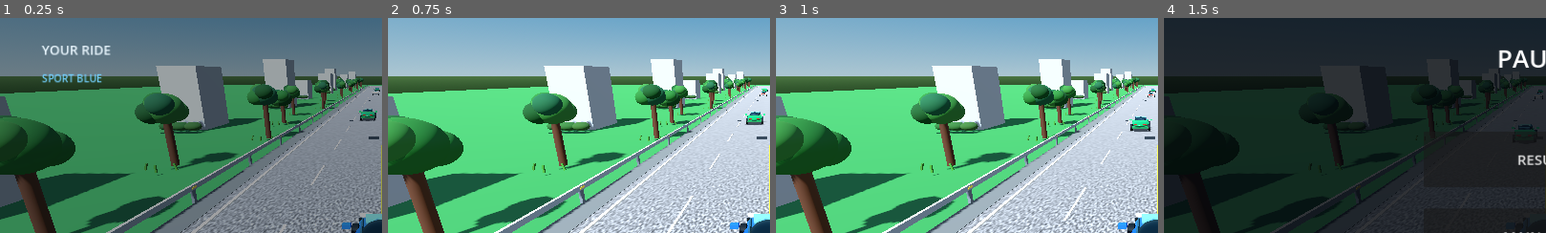
Above: before the commit, frames 1-4 (left to right).
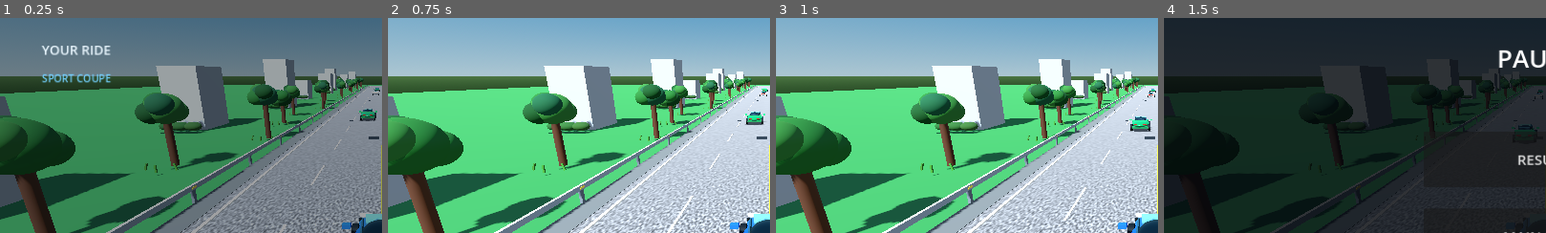
Above: after the commit, the same moments.

Repository: edtatevosiani99-create/Old-Racing
Game: Godot game, scene res://Main.tscn
Two runs of this game, one before a commit and one after it. Both use one fixed random seed, a clock stepped at 60 frames per second and the inputs below.
Inputs:
- Up to frame 1 (0.25 s): no input
- Up to frame 2 (0.75 s): click "▶ PLAY" at 0.5 s
- Up to frame 3 (1 s): no input
- Up to frame 4 (1.5 s): click "Ⅱ" at 1.25 s
The pictures show only the part of the screen within x 0-50%, y 17-67%; the shares and areas given below are measured in that part.

The runs differ from the first frame. In frame 1, 0.2% of the frame differs, in the area x 20-29%, y 25-31%; in frame 2, nothing differs; in frame 3, nothing differs; in frame 4, nothing differs.

Commit message:
Label garage choices for imported 3D car models

Diff:
--- a/godot/main.gd
+++ b/godot/main.gd
@@ -43,7 +43,7 @@
 var selected_car_color := Color(0.08, 0.32, 0.95)
 var car_color_index := 0
 var car_colors: Array[Color] = [Color(0.08, 0.32, 0.95), Color(0.82, 0.08, 0.06), Color(0.86, 0.88, 0.90)]
-var car_names: Array[String] = ["SPORT BLUE", "MUSTANG RED", "BMW WHITE"]
+var car_names: Array[String] = ["SPORT COUPE", "SPORT SEDAN", "LUXURY SUV"]
 var pause_panel: Control
 var crash_panel: Control
 
